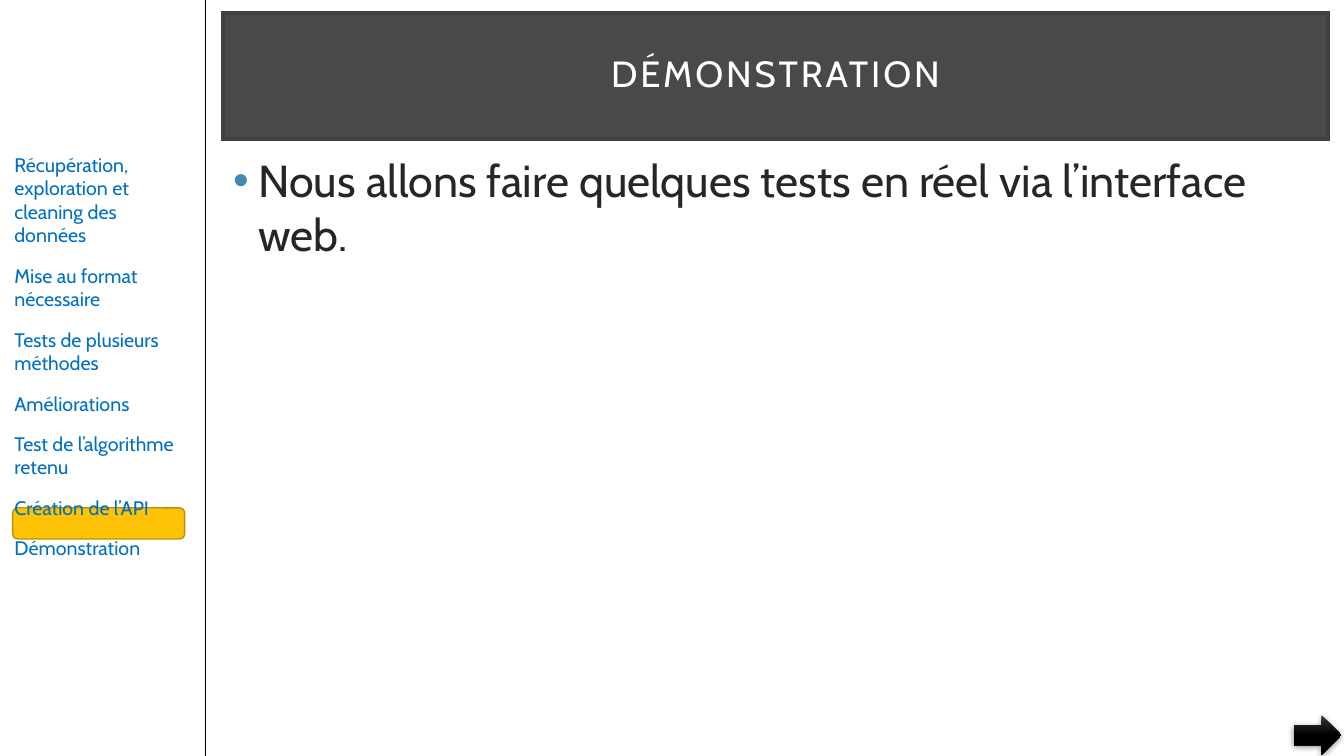
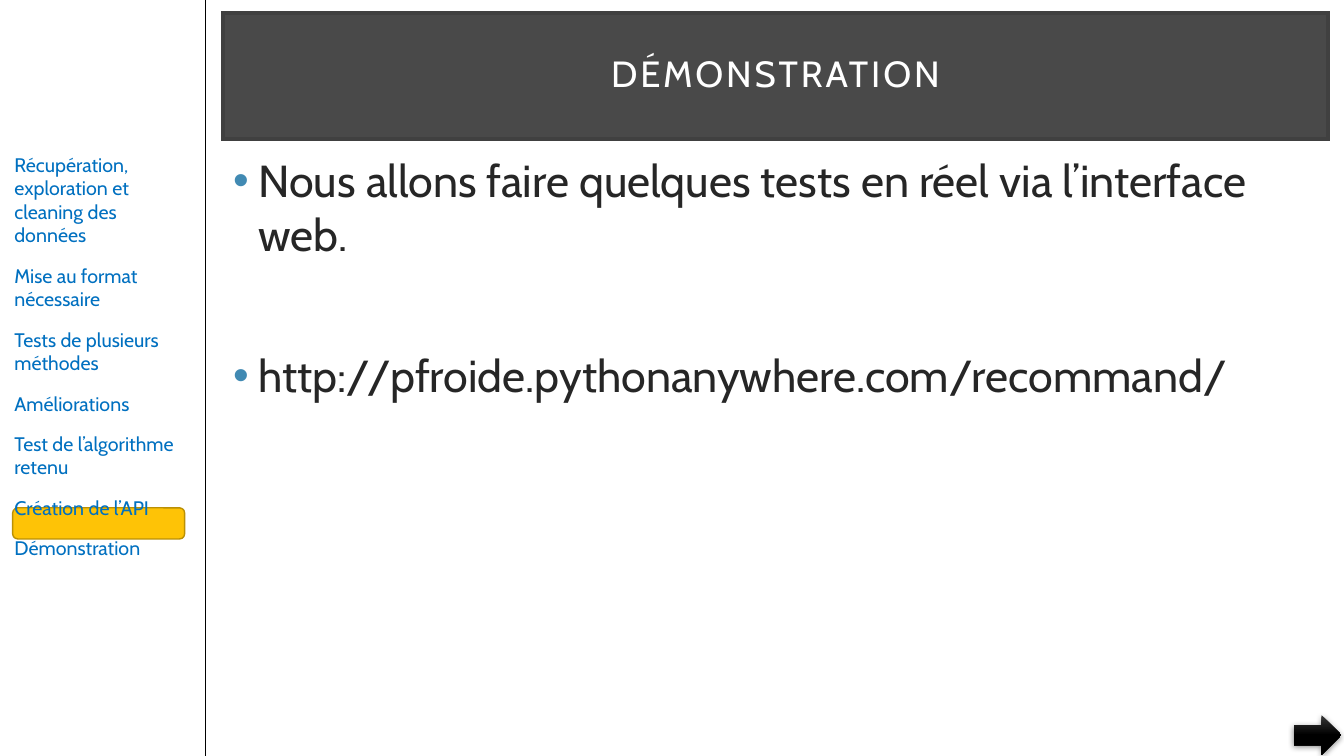
Before and after one commit to pfroide/python, a slide deck: slide 33 of Projet_3/p3.pptx. Drawn at 1344x756 pixels with LibreOffice and Linux fonts; fonts in the diff are those of the drawing. Boxes give left, top, right and bottom in pixels: in the first picture for what was removed or moved away, otherwise in the second. Text is boxed around its words. In the diff, an @@ line names an element or a change of style, - is before the commit and + after.

Commit message:
Version présentée

```diff
--- a/Projet_3/p3.pptx
+++ b/Projet_3/p3.pptx
@@ text at [258,358,1227,402]: paragraph added @@
+• http://pfroide.pythonanywhere.com/recommand/
```
